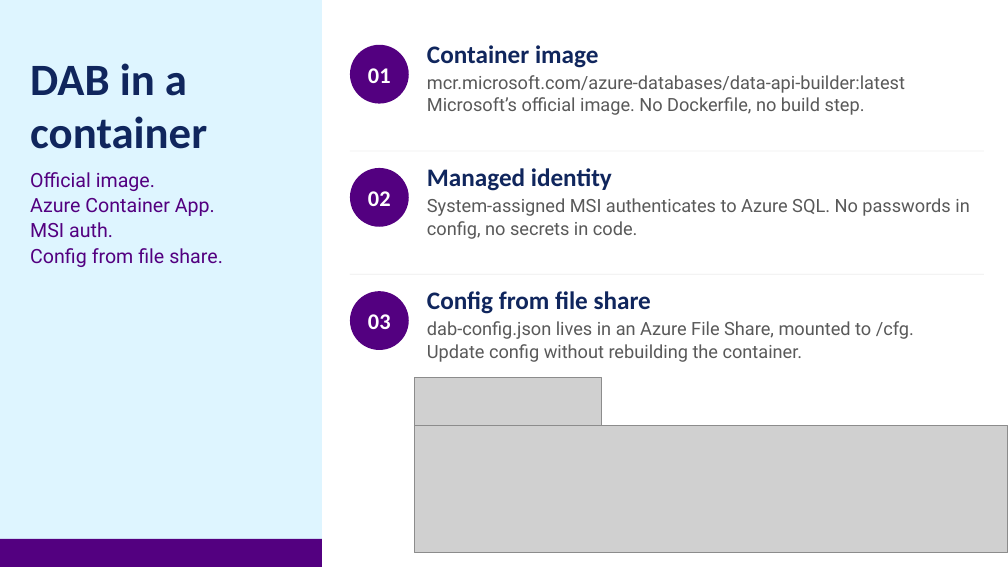
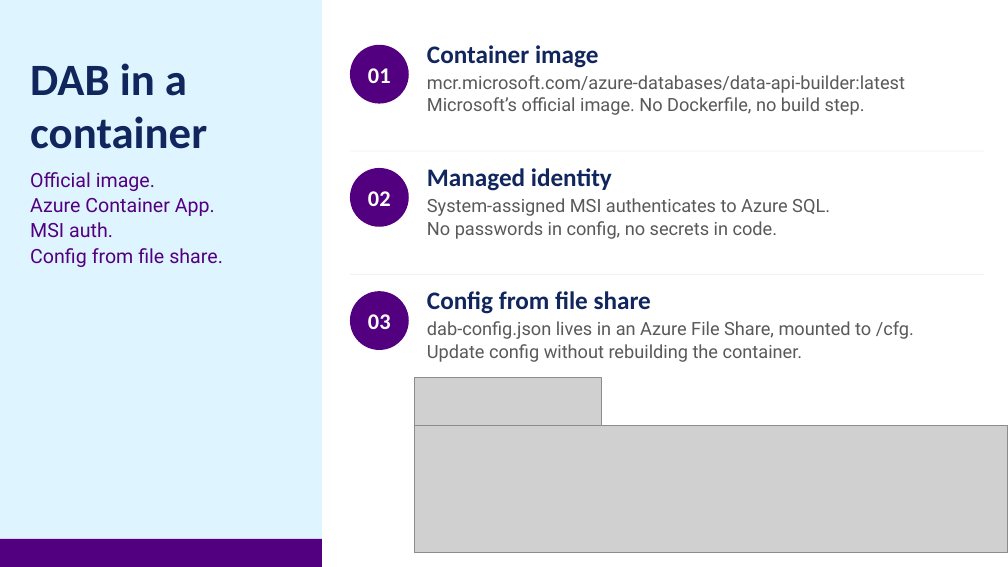
Before and after one commit to jpomfret/dab-presentation, a slide deck: slide 29 of Pomfret - dab - grillen.pptx. Drawn at 1008x567 pixels with LibreOffice and Linux fonts; fonts in the diff are those of the drawing; grey boxes stand for pictures. Boxes give left, top, right and bottom in pixels: in the first picture for what was removed or moved away, otherwise in the second. Text is boxed around its words. In the diff, an @@ line names an element or a change of style, - is before the commit and + after.

```diff
--- a/Pomfret - dab - grillen.pptx
+++ b/Pomfret - dab - grillen.pptx
@@ text at (x1=427, y1=198, x2=830, y2=239): text changed @@
-System-assigned MSI authenticates to Azure SQL. No passwords in config, no secrets in code.
+System-assigned MSI authenticates to Azure SQL.
+No passwords in config, no secrets in code.
```
Also in this commit, not shown: 6 other slides changed, 3 slides added, 3 slides removed, 2 other files.
